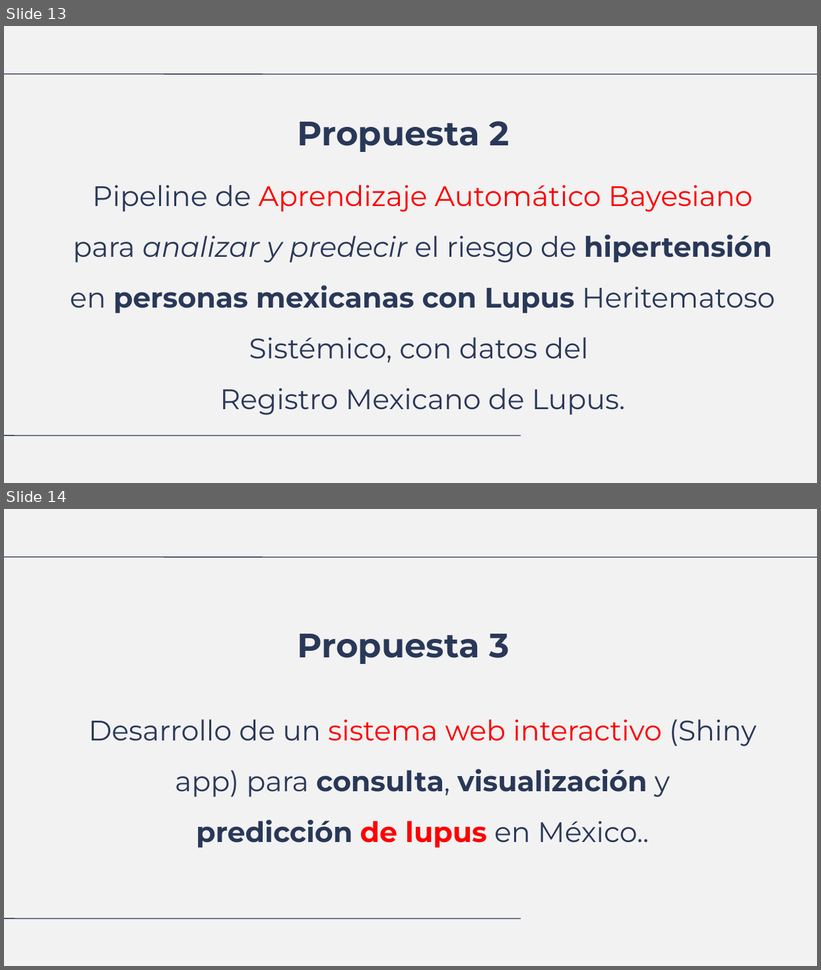
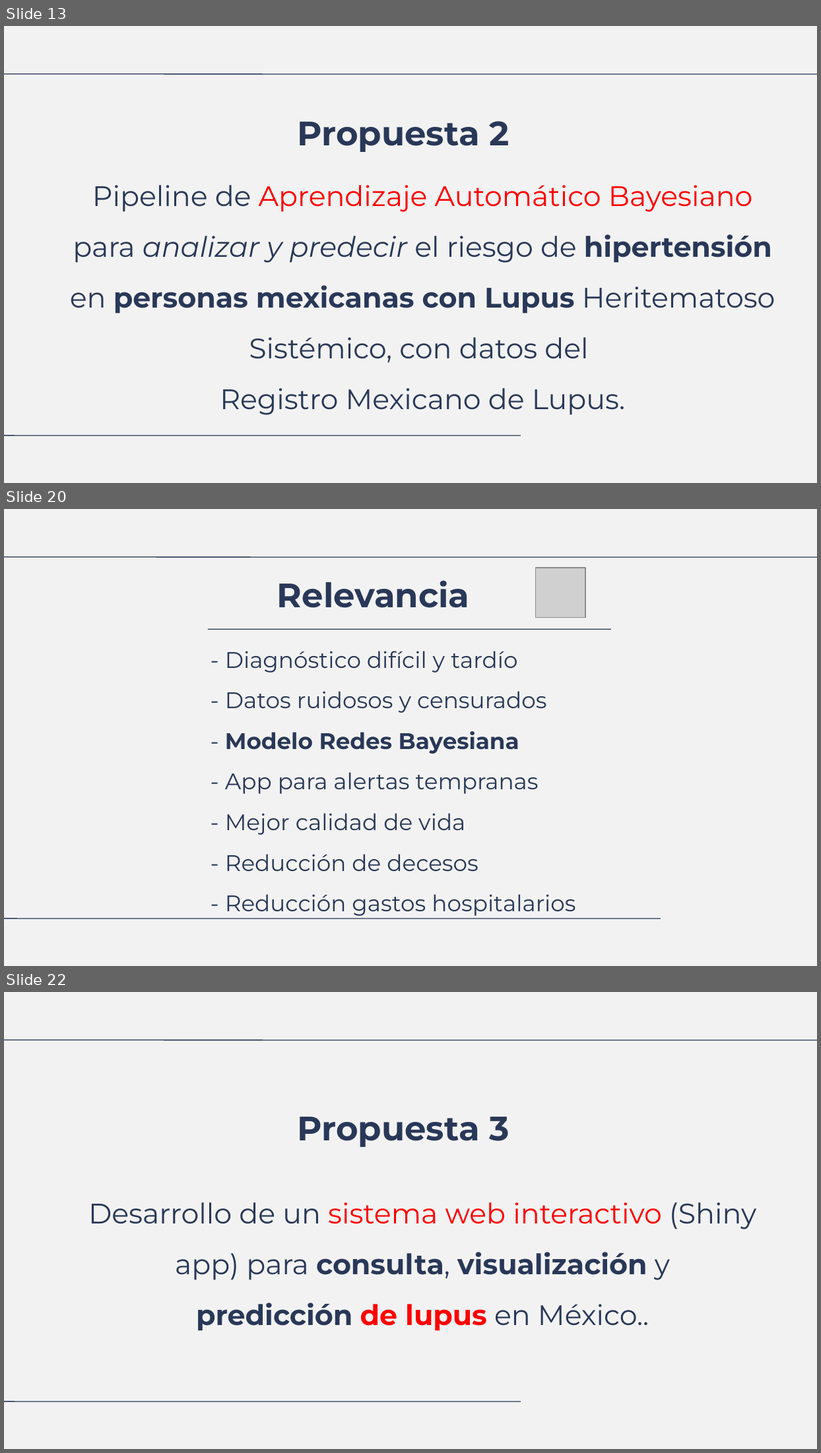
Before and after one commit to LuisDomingo/Proy_Bioinfo_Data_Analysis, a slide deck: index.odp. Shown one above the other, each under a label of ours: slides 13 and 14 before the commit, slides 13, 20 and 22 after it; the slides between them are not shown. The pictures are 821x970 and 821x1453 pixels, drawn with LibreOffice and Linux fonts; fonts in the diff are those of the drawing; grey boxes stand for pictures. Boxes give left, top, right and bottom in pixels: in the first picture for what was removed or moved away, otherwise in the second. Text is boxed around its words. In the diff, an @@ line names an element or a change of style, - is before the commit and + after.

```diff
--- a/index.odp
+++ b/index.odp
@@ slide 20 added at bbox=[4, 509, 817, 966], background #F2F2F2 @@
@@ line added from (4, 557) to (817, 557), #293858 0.74 pt @@
@@ picture added at bbox=[536, 568, 586, 618] @@
@@ title added at bbox=[277, 580, 470, 608], 30 pt, text #293858, bold @@
+Relevancia
@@ line added from (611, 629) to (208, 629), #293858 0.74 pt @@
@@ title added at bbox=[225, 651, 576, 916], 20 pt, text #293858 @@
+- Diagnóstico difícil y tardío
+- Datos ruidosos y censurados
+- Modelo Redes Bayesiana
+- App para alertas tempranas
+- Mejor calidad de vida
+- Reducción de decesos
+- Reducción gastos hospitalarios
@@ line added from (4, 919) to (660, 919), #293858 0.74 pt @@
@@ what was slide 14 is now slide 22 @@
```
Also in this commit, not shown: 3 slides changed, 7 other slides added, 37 other files.
